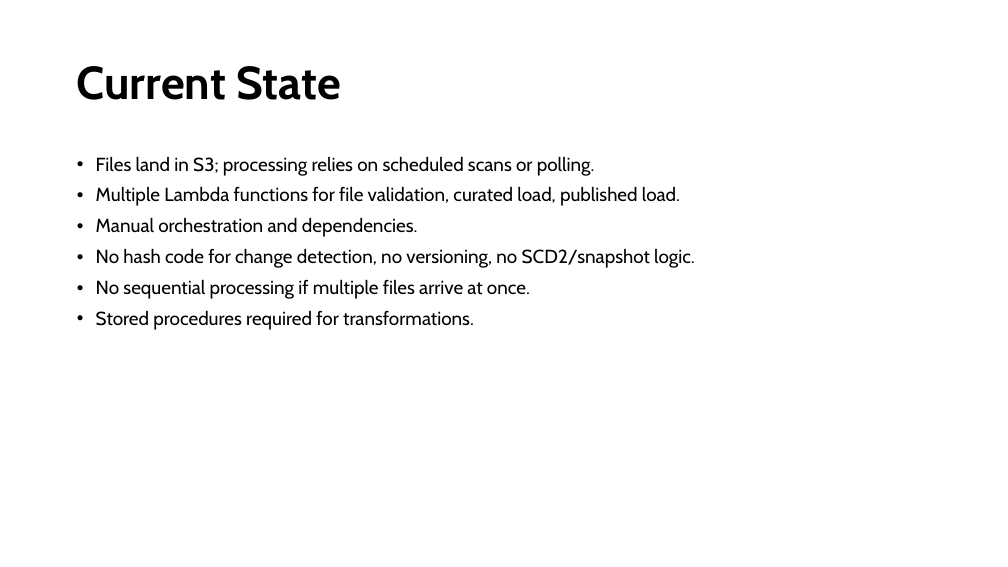
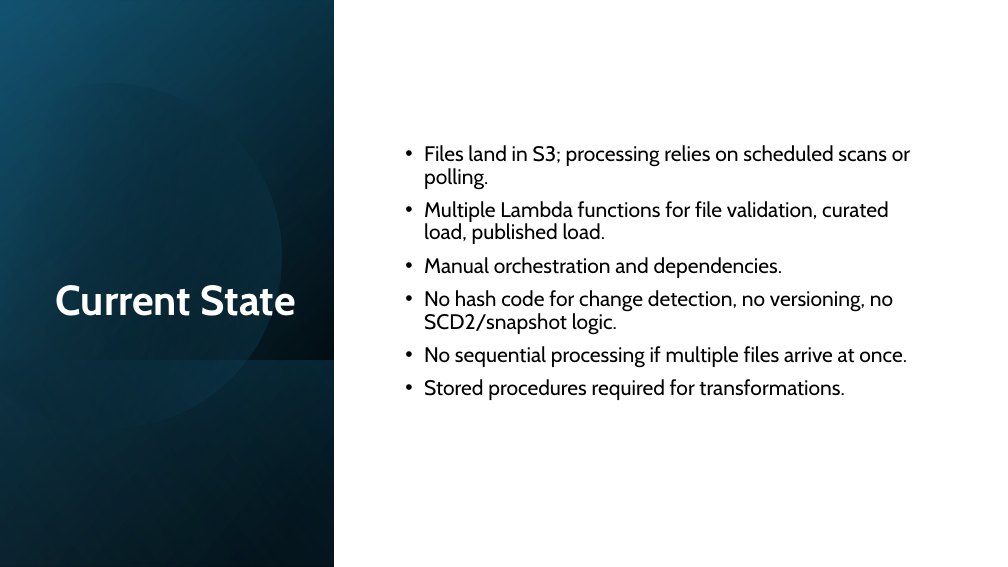
Before and after one commit to lokeshabobbala-wq/NRT_Pipeline, a slide deck: slide 2 of NRT Pipeline Modernization Overview.pptx. Drawn at 1008x567 pixels with LibreOffice and Linux fonts; fonts in the diff are those of the drawing. Boxes give left, top, right and bottom in pixels: in the first picture for what was removed or moved away, otherwise in the second. Text is boxed around its words. In the diff, an @@ line names an element or a change of style, - is before the commit and + after.

```diff
--- a/NRT Pipeline Modernization Overview.pptx
+++ b/NRT Pipeline Modernization Overview.pptx
@@ rectangle added at (0, 0, 1008, 567), fill #FFFFFF @@
@@ rectangle added at (0, 0, 334, 567), fill gradient #000000 to #104862 @@
@@ rectangle added at (0, 1, 334, 567), fill gradient #000000 to #156082 @@
@@ rectangle added at (0, 0, 334, 566), fill gradient #000000 to #46B1E1 @@
@@ freeform shape added at (0, 42, 323, 464), fill gradient #000000 to #156082 @@
@@ title "Current State": place and size @@
-title "Current State" at (77, 66, 340, 100)
+title "Current State" at (56, 285, 296, 316)
@@ title "Current State" at (56, 285, 296, 316): size 44 to 40 pt, text colour #000000 to #FFFFFF; alignment left to right; vertical alignment middle to bottom @@
@@ text "Files land in S3; processing ...": place and size @@
-text "Files land in S3; processing ..." at (96, 156, 695, 330)
+text "Files land in S3; processing ..." at (424, 145, 910, 400)
@@ text "Files land in S3; processing ..." at (424, 145, 910, 400): size 18 to 20 pt; vertical alignment top to middle @@
@@ rectangle added at (0, 360, 334, 567), fill gradient #156082 to #000000 @@
```
Also in this commit, not shown: 5 other slides changed, 1 slide added.
